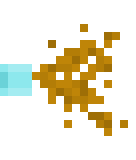
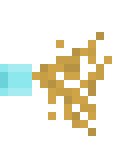
Layers edited between the first and the second 136x160 image:
removed layer "Layer 1 copy 5" over [32, 24, 128, 136]
showed "Layer 1 copy 6", opacity 100% → 75% over [32, 32, 112, 136]
